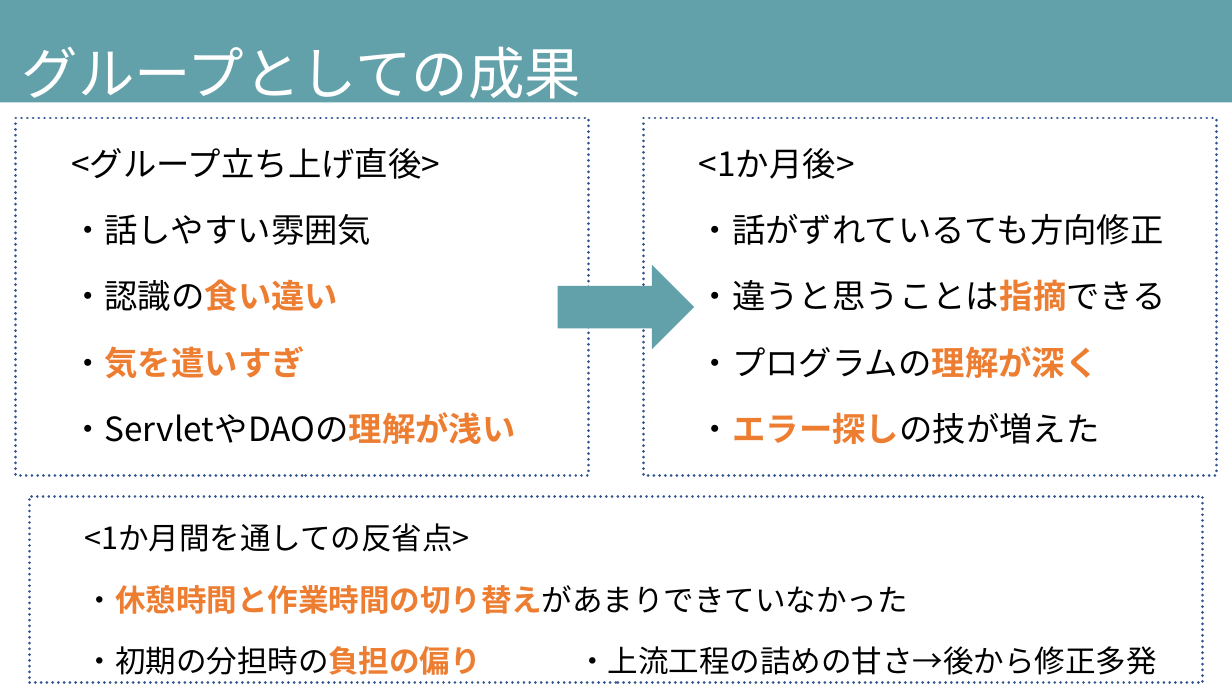
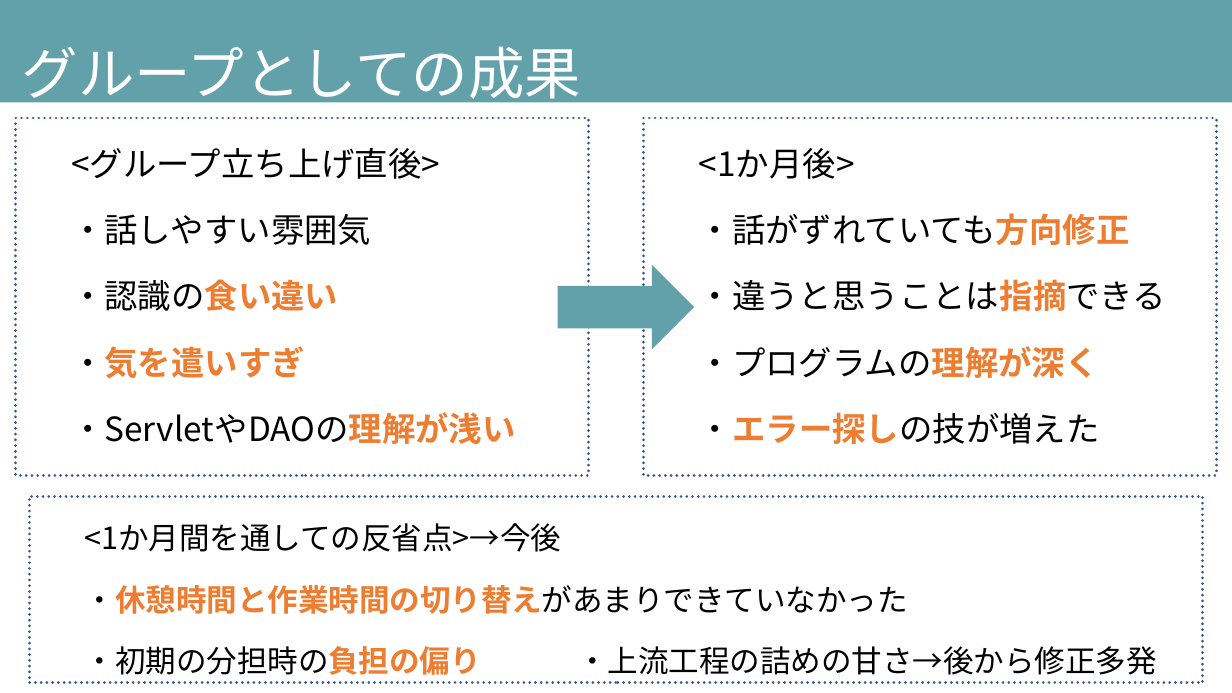
Before and after one commit to DOJO-2021/B-3, a slide deck: slide 11 of documents/発表スライド_ビーチサンダル.pptx (slide 10 before the commit). Drawn at 1232x693 pixels with LibreOffice and Linux fonts; fonts in the diff are those of the drawing. Boxes give left, top, right and bottom in pixels: in the first picture for what was removed or moved away, otherwise in the second. Text is boxed around its words. In the diff, an @@ line names an element or a change of style, - is before the commit and + after.

```diff
--- a/documents/発表スライド_ビーチサンダル.pptx
+++ b/documents/発表スライド_ビーチサンダル.pptx
@@ text in rectangle at (x1=699, y1=213, x2=1130, y2=245): text changed @@
-  ・話がずれているても方向修正
+  ・話がずれていても方向修正
@@ text in rectangle at (x1=85, y1=523, x2=562, y2=552): text changed @@
-  <1か月間を通しての反省点>
+  <1か月間を通しての反省点>→今後
```
Also in this commit, not shown: 4 other slides changed, 1 slide added.
